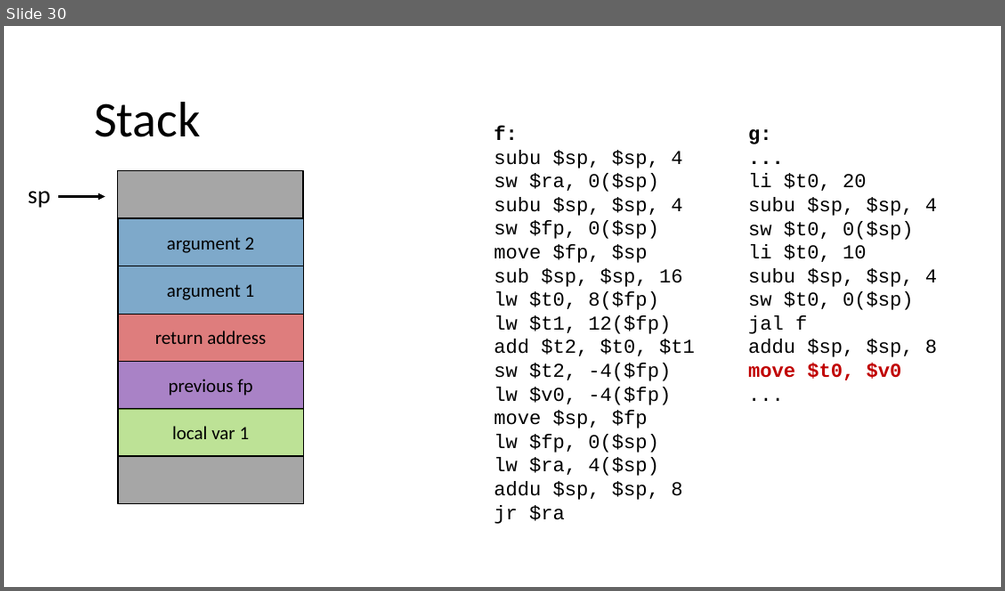
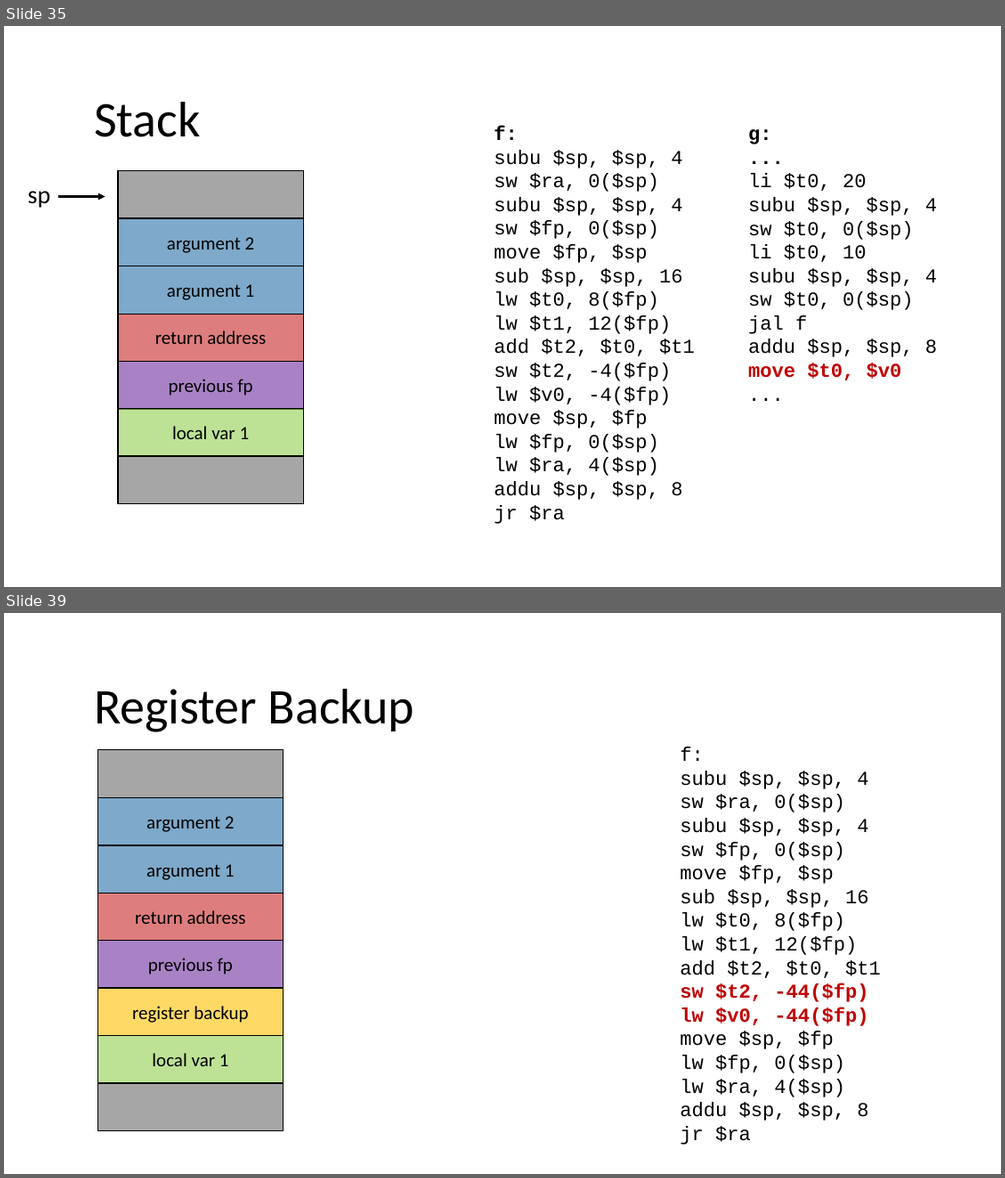
Before and after one commit to nivshani/compilation, a slide deck: slides/codegen.pptx. Shown one above the other, each under a label of ours: slide 30 before the commit, slides 35 and 39 after it; the slides between them are not shown. The pictures are 1005x591 and 1005x1178 pixels, drawn with LibreOffice and Linux fonts; fonts in the diff are those of the drawing. Boxes give left, top, right and bottom in pixels: in the first picture for what was removed or moved away, otherwise in the second. Text is boxed around its words. In the diff, an @@ line names an element or a change of style, - is before the commit and + after.

```diff
--- a/slides/codegen.pptx
+++ b/slides/codegen.pptx
@@ slide 39 added at [4, 613, 1001, 1174], background #FFFFFF @@
@@ text added at [94, 689, 414, 732], 48 pt, text #000000 @@
+Register Backup
@@ text added at [680, 747, 881, 1144], 19 pt, text #000000 @@
+f:
+subu $sp, $sp, 4
+sw $ra, 0($sp)
+subu $sp, $sp, 4
+sw $fp, 0($sp)
+move $fp, $sp
+sub $sp, $sp, 16
+lw $t0, 8($fp)
+lw $t1, 12($fp)
+add $t2, $t0, $t1
+sw $t2, -44($fp)
+lw $v0, -44($fp)
+move $sp, $fp
+lw $fp, 0($sp)
+lw $ra, 4($sp)
+addu $sp, $sp, 8
+jr $ra
@@ group added at [97, 750, 283, 1130]: 8 rectangles @@
+return address
+previous fp
+argument 1
+argument 2
+register backup
+local var 1
@@ what was slide 30 is now slide 35 @@
```
Also in this commit, not shown: 36 slides changed, 9 other slides added, 1 slide removed, 1 other file.
